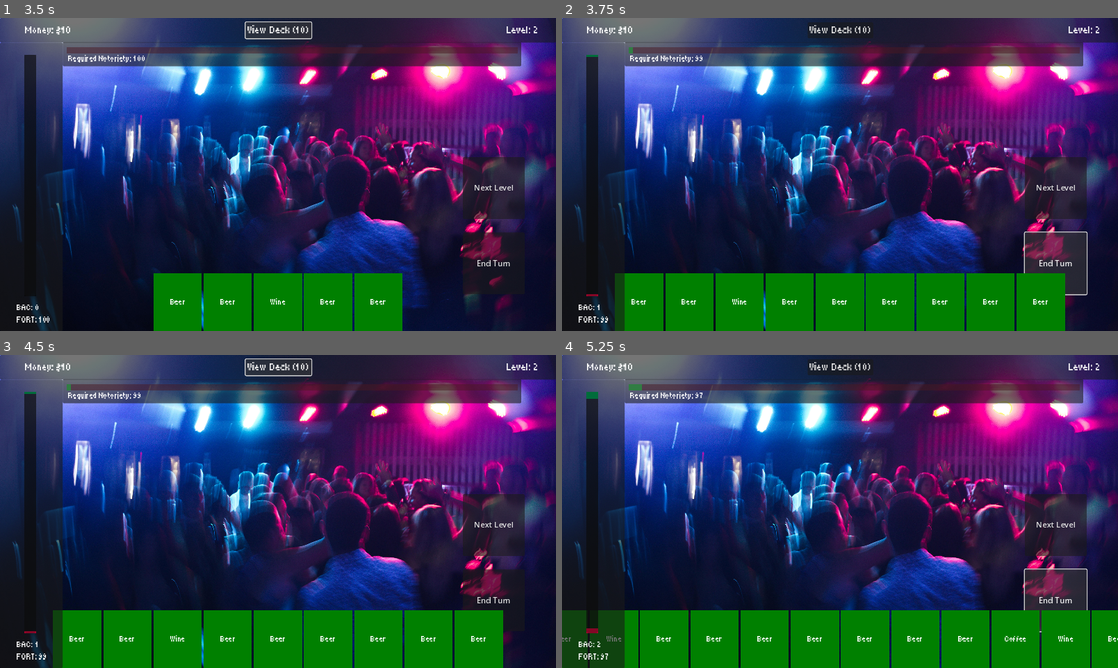
Above: before the commit, frames 1-4 (two rows, left to right).
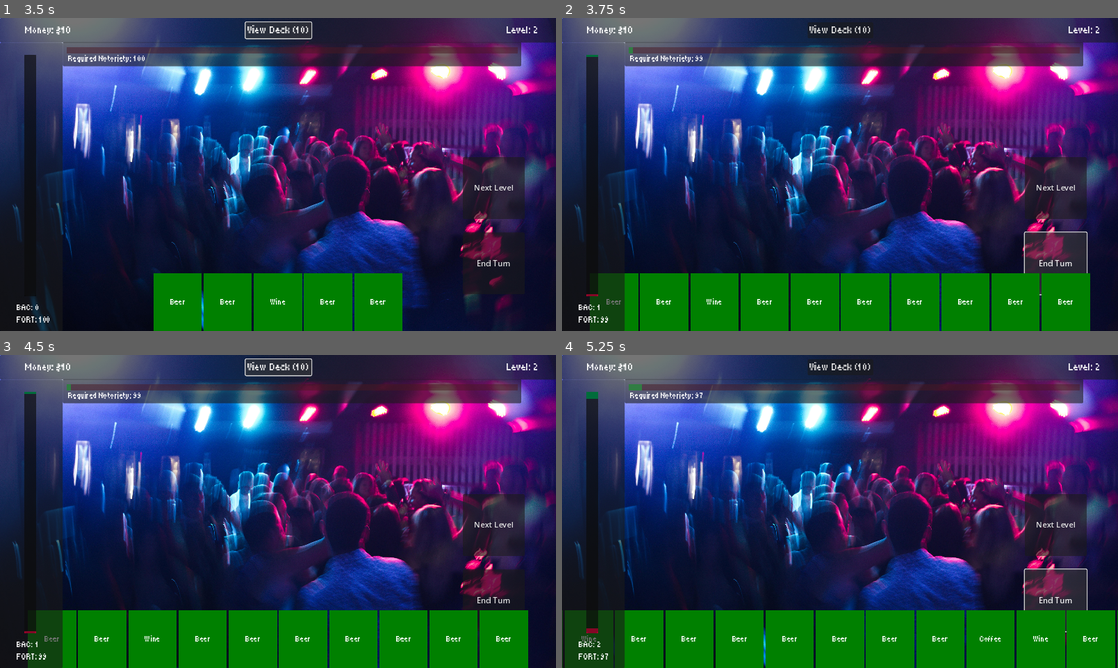
Above: after the commit, the same moments.

Repository: TreSmith/JameGamGameJam
Game: Godot game, scene res://Scenes/UI/main_menu.tscn
Same seed, same stepped clock (60 frames per second), same inputs: the game is played once before the commit and once after it.
Inputs:
- Up to frame 1 (3.5 s): click "START GAME" at 0.5 s; click "Next Level" at 1.25 s; click "Next Level" at 2 s; click "View Deck (10)" at 2.75 s
- Up to frame 2 (3.75 s): click "End Turn" at 3.5 s
- Up to frame 3 (4.5 s): click "View Deck (10)" at 4.25 s
- Up to frame 4 (5.25 s): click "End Turn" at 5 s

Frame 1 is identical in both runs. In frame 2, 3.1% of the frame differs, in the area x 5-95%, y 81-100%; in frame 3, 3.1%; in frame 4, 2.0%.

Commit message:
game_manager fix

Diff:
--- a/Scripts/Component Scripts/hand.gd
+++ b/Scripts/Component Scripts/hand.gd
@@ -22,7 +22,6 @@
 		c.cards = card["Card"]
 		c.energy = card["Energy"]
 		c.retain = card["Retain"]
-		#c.state.text = c.cardname
 		add_child(c)
 		c.reparent_requested.connect(_on_card_ui_reparent_requested)
 	GameManager.Handsize = GameManager.DEFAULT_HANDSIZE
--- a/Scripts/ManagerScripts/game_manager.gd
+++ b/Scripts/ManagerScripts/game_manager.gd
@@ -96,18 +96,16 @@
 func reshuffle_discard_into_deck():
 	Remaining_Deck = Current_Deck.duplicate(true)
 	Remaining_Deck.shuffle()
-	print(Remaining_Deck)
 	Discard_Pile = []
 
 func draw_card(amount : int = 1):
 	var cardsToDraw = []
 	for i in range(amount):
 		if Remaining_Deck.size() > 0:
-			print(Remaining_Deck.size())
 			cardsToDraw.append(Remaining_Deck.pop_front())
 		else:
-			print("Reshuffle")
 			reshuffle_discard_into_deck()
+			cardsToDraw.append(Remaining_Deck.pop_front())
 	return cardsToDraw
 
 func discard_card(id: int):
